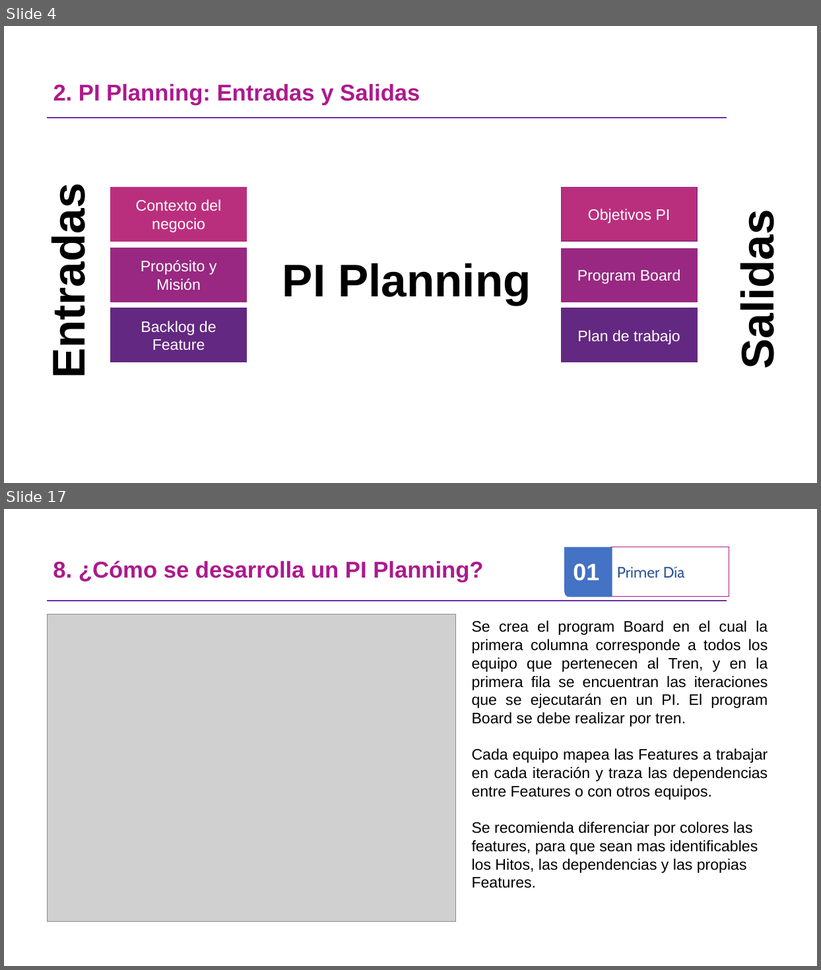
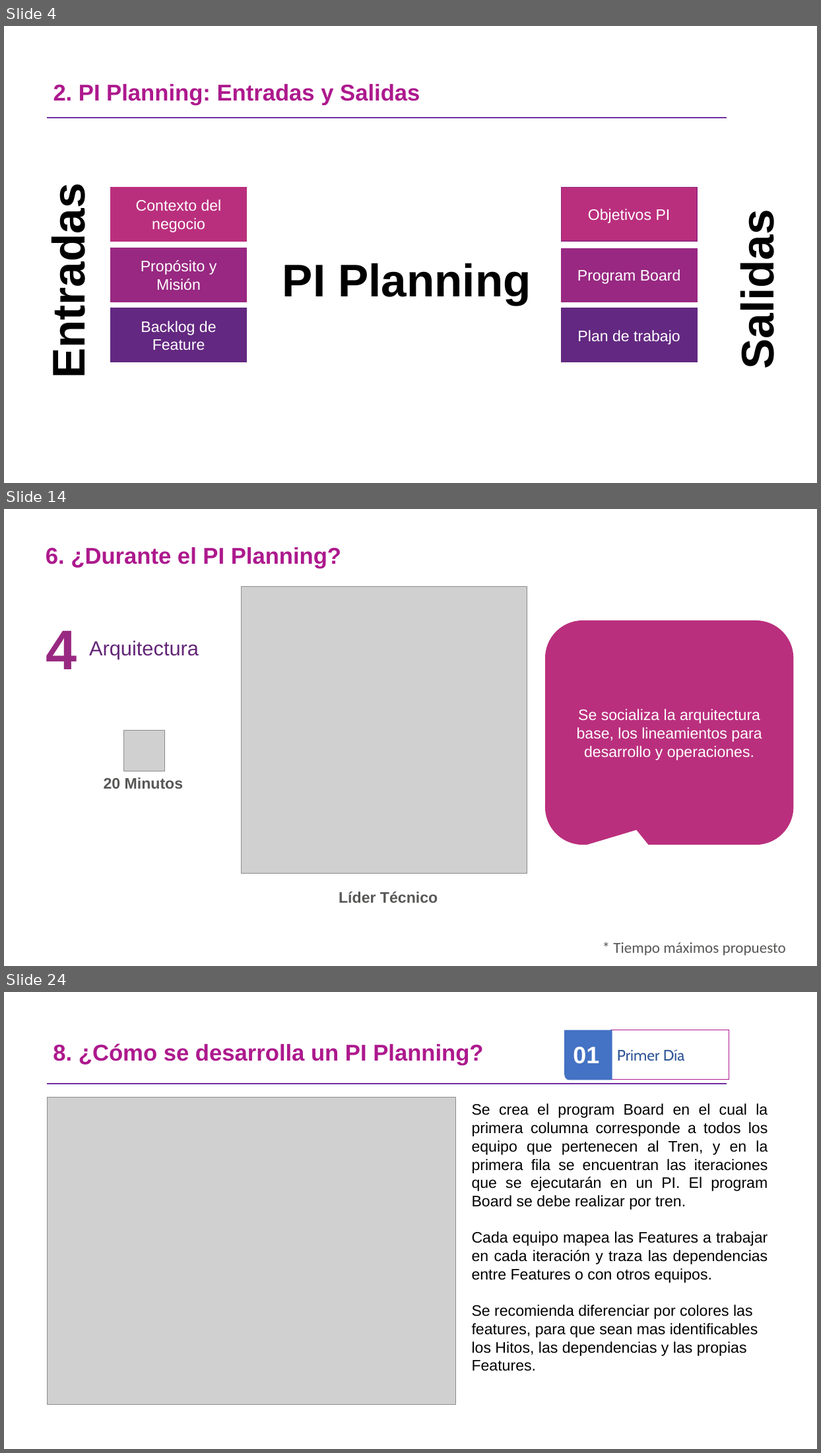
Before and after one commit to omesan/Agile, a slide deck: Stefanini/Stefanini.Clientes/Stefanini.Cliente.Experian/Guia PIPlanning _ExperianV1.0.pptx. Shown one above the other, each under a label of ours: slides 4 and 17 before the commit, slides 4, 14 and 24 after it; the slides between them are not shown. The pictures are 821x970 and 821x1453 pixels, drawn with LibreOffice and Linux fonts; fonts in the diff are those of the drawing; grey boxes stand for pictures; background and template pictures are left out. Boxes give left, top, right and bottom in pixels: in the first picture for what was removed or moved away, otherwise in the second. Text is boxed around its words. In the diff, an @@ line names an element or a change of style, - is before the commit and + after.

```diff
--- a/Stefanini/Stefanini.Clientes/Stefanini.Cliente.Experian/Guia PIPlanning _ExperianV1.0.pptx
+++ b/Stefanini/Stefanini.Clientes/Stefanini.Cliente.Experian/Guia PIPlanning _ExperianV1.0.pptx
@@ slide 14 added at box(4, 509, 817, 966), background #FFFFFF @@
@@ text added at box(46, 547, 341, 568), 27 pt, text #AD198D, bold @@
+6. ¿Durante el PI Planning?
@@ picture added at box(242, 586, 527, 874) @@
@@ rounded speech box added at box(546, 621, 793, 845), fill #BA2F7D, outline #BA2F7D 1 pt, 18 pt, text #FFFFFF @@
+Se socializa la arquitectura base, los lineamientos para desarrollo y operaciones.
@@ text added at box(46, 630, 77, 669), 66 pt, text #982881, bold @@
+4
@@ text added at box(89, 640, 199, 659), 24 pt, text #632678 @@
+Arquitectura
@@ picture added at box(124, 730, 165, 771) @@
@@ text added at box(104, 778, 183, 789), 18 pt, text #575756, bold @@
+20 Minutos
@@ text added at box(339, 892, 438, 903), 18 pt, text #575756, bold @@
+Líder Técnico
@@ text added at box(613, 943, 786, 956), 18 pt, text #575756 @@
+* Tiempo máximos propuesto
@@ what was slide 17 is now slide 24 @@
```
Also in this commit, not shown: 10 slides changed, 8 other slides added, 2 slides removed, 15 other files.
